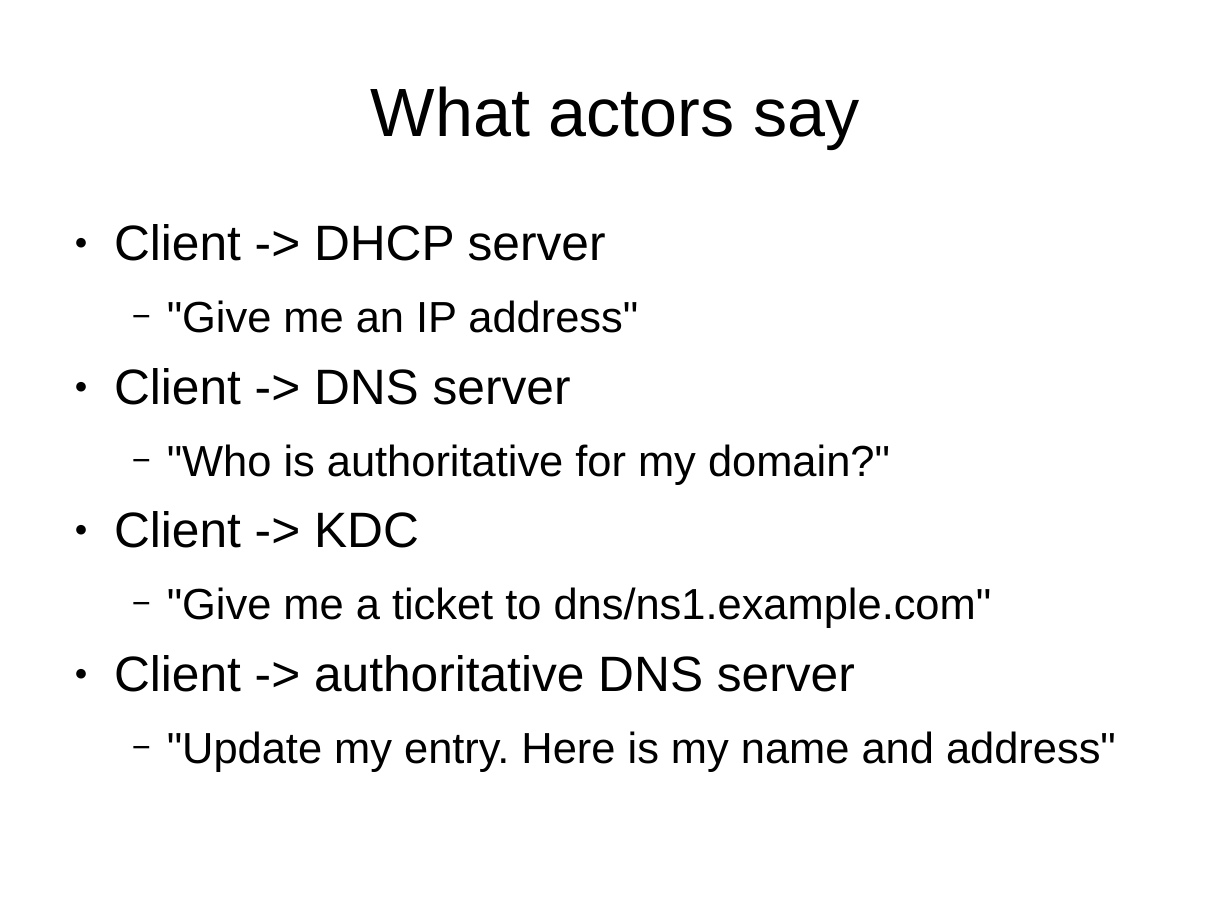
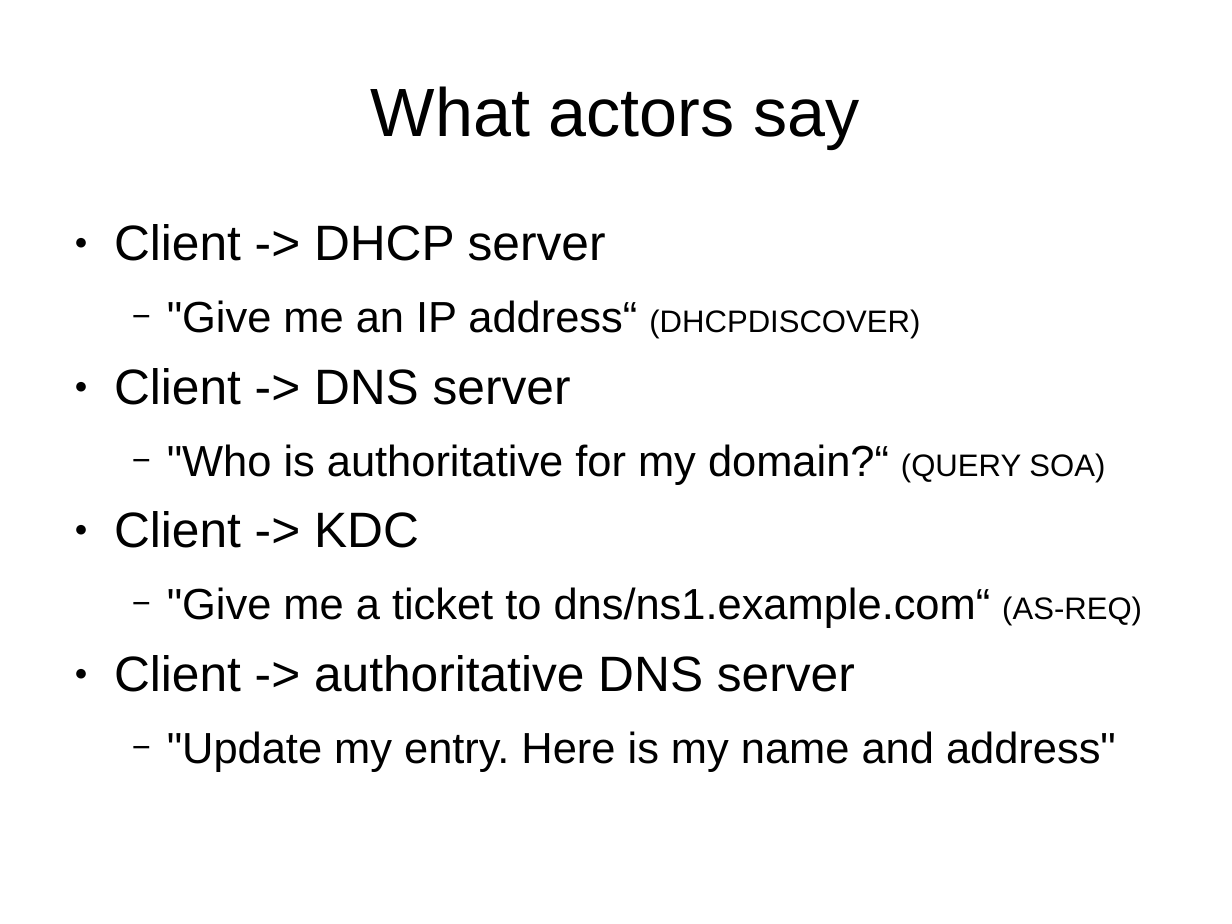
Before and after one commit to OneIdentity/dnsupdate, a slide deck: slide 5 of training.ppt. Drawn at 1232x924 pixels with LibreOffice and Linux fonts; fonts in the diff are those of the drawing. Boxes give left, top, right and bottom in pixels: in the first picture for what was removed or moved away, otherwise in the second. Text is boxed around its words. In the diff, an @@ line names an element or a change of style, - is before the commit and + after.

```diff
--- a/training.ppt
+++ b/training.ppt
@@ text at [167, 300, 920, 338]: text changed @@
-  − "Give me an IP address"
+  − "Give me an IP address“ (DHCPDISCOVER)
@@ text at [167, 444, 1105, 485]: text changed @@
-  − "Who is authoritative for my domain?"
+  − "Who is authoritative for my domain?“ (QUERY SOA)
@@ text at [167, 587, 1142, 628]: text changed @@
-  − "Give me a ticket to dns/ns1.example.com"
+  − "Give me a ticket to dns/ns1.example.com“ (AS-REQ)
```
Also in this commit, not shown: 19 other slides changed, 6 slides added.
